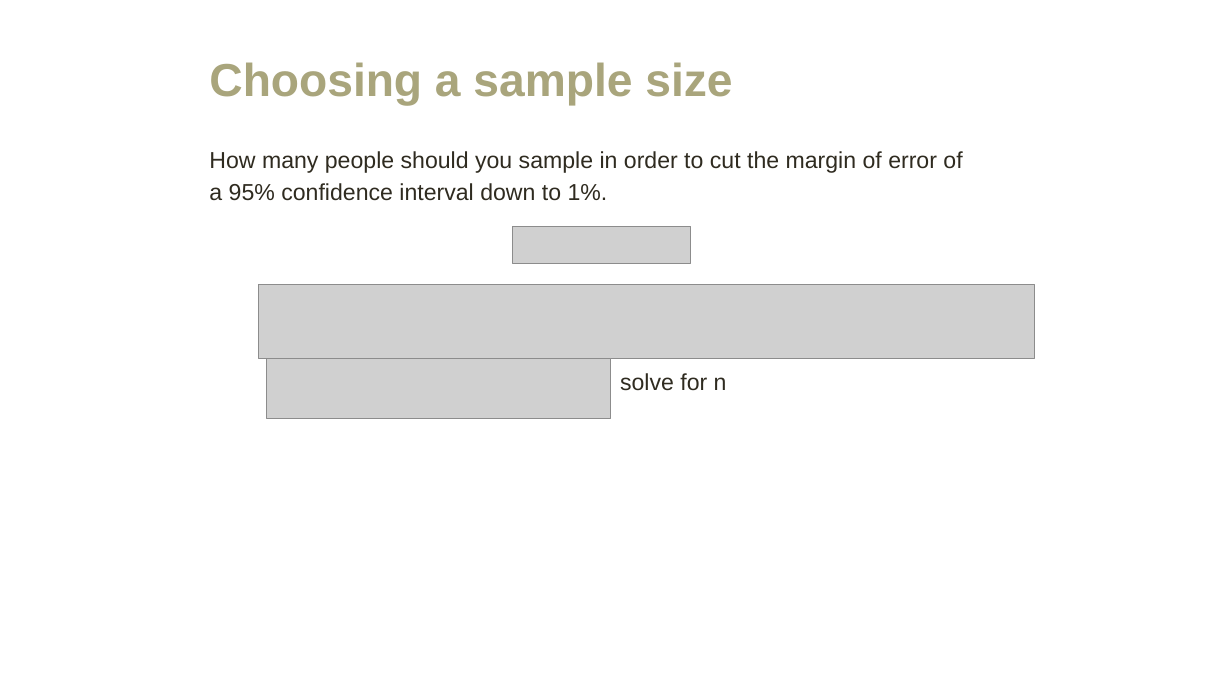
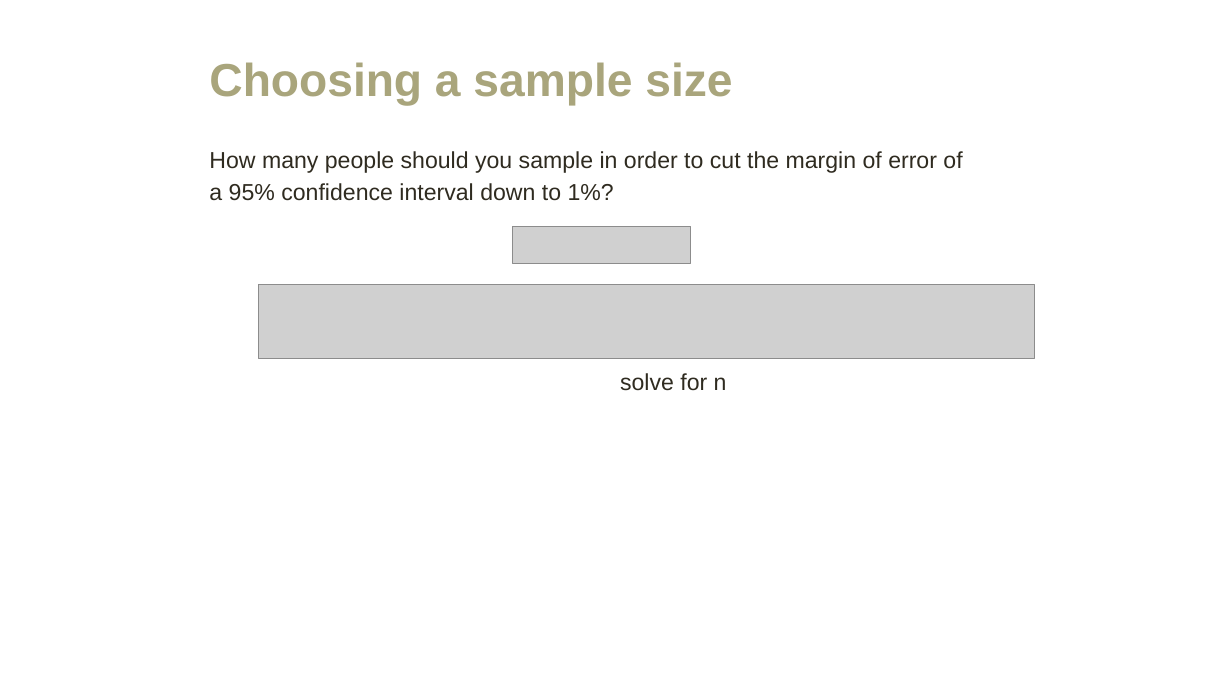
Before and after one commit to amosca01/MATH108-F23, a slide deck: slide 27 of slides/15-single-proportion.pptx (slide 26 before the commit). Drawn at 1232x693 pixels with LibreOffice and Linux fonts; fonts in the diff are those of the drawing; grey boxes stand for pictures. Boxes give left, top, right and bottom in pixels: in the first picture for what was removed or moved away, otherwise in the second. Text is boxed around its words. In the diff, an @@ line names an element or a change of style, - is before the commit and + after.

```diff
--- a/slides/15-single-proportion.pptx
+++ b/slides/15-single-proportion.pptx
@@ text at (x1=209, y1=151, x2=962, y2=201): text changed @@
-How many people should you sample in order to cut the margin of error of a 95% confidence interval down to 1%.
+How many people should you sample in order to cut the margin of error of a 95% confidence interval down to 1%?
@@ picture removed at (x1=267, y1=359, x2=612, y2=419) @@
```
Also in this commit, not shown: 6 other slides changed, 2 slides added, 2 other files.
